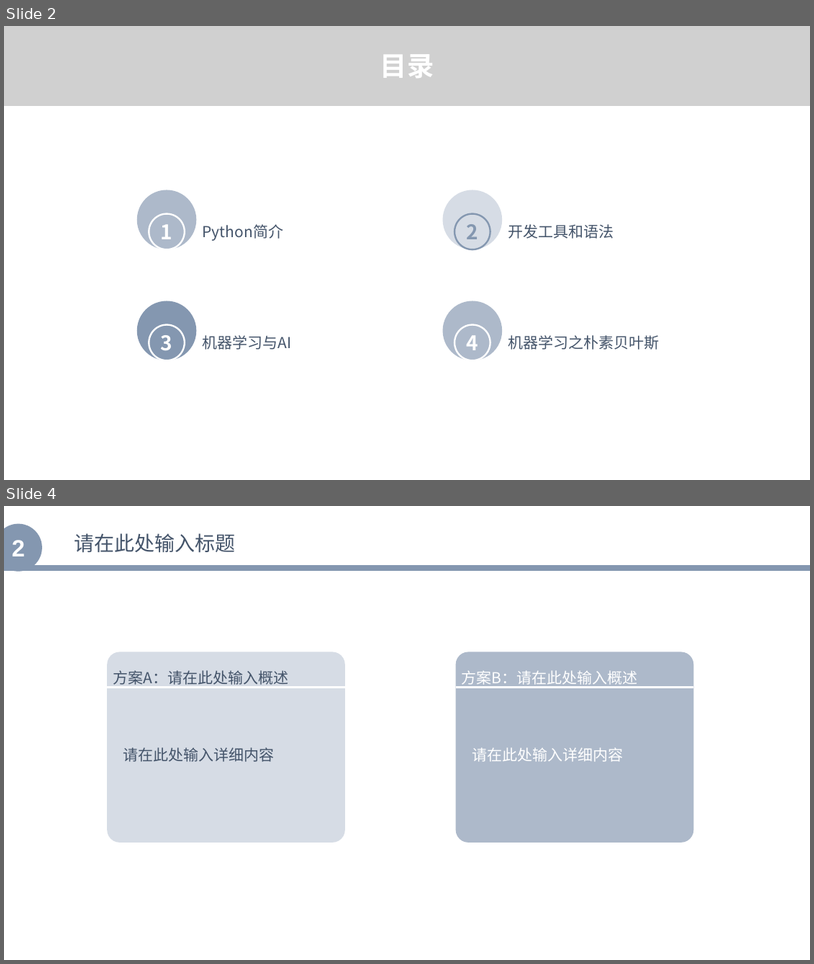
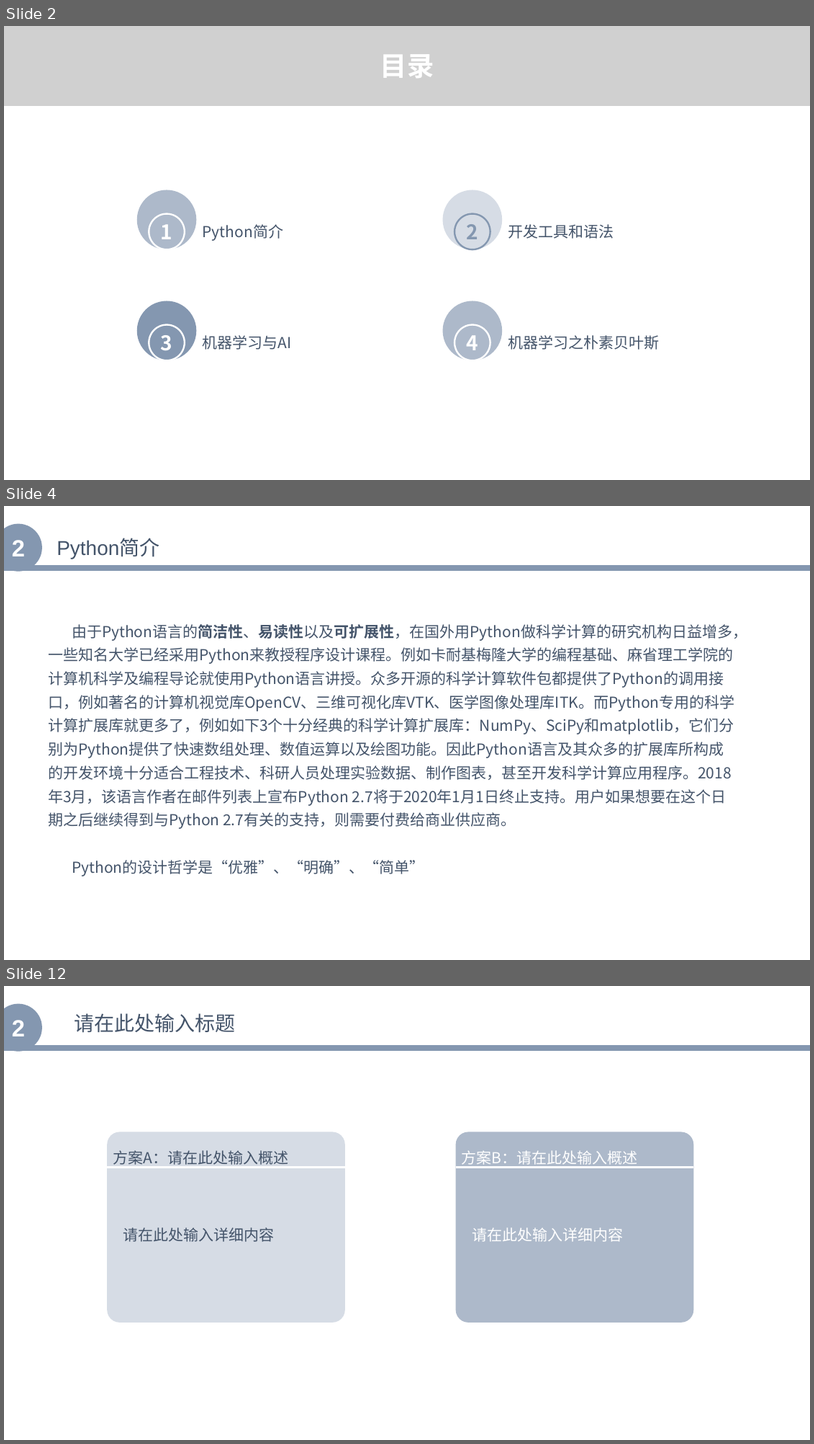
Before and after one commit to zhenglibins/python, a slide deck: python资料/Python与机器学习入门.pptx. Shown one above the other, each under a label of ours: slides 2 and 4 before the commit, slides 2, 4 and 12 after it; the slides between them are not shown. The pictures are 814x964 and 814x1444 pixels, drawn with LibreOffice and Linux fonts; fonts in the diff are those of the drawing; grey boxes stand for pictures. Boxes give left, top, right and bottom in pixels: in the first picture for what was removed or moved away, otherwise in the second. Text is boxed around its words. In the diff, an @@ line names an element or a change of style, - is before the commit and + after.

```diff
--- a/python资料/Python与机器学习入门.pptx
+++ b/python资料/Python与机器学习入门.pptx
@@ slide 4 added at (4,506,810,960), background #FFFFFF @@
@@ ellipse added at (4,523,42,572), fill #8497B0, 28 pt, text #FFFFFF, bold @@
+2
@@ text added at (57,539,160,559), 24 pt, text #44546A @@
+Python简介
@@ line added from (4, 568) to (810, 568), #8497B0 7 pt @@
@@ text added at (48,624,748,876), 18 pt, text #44546A @@
+由于Python语言的简洁性、易读性以及可扩展性，在国外用Python做科学计算的研究机构日益增多，一些知名大学已经采用Python来教授程序设计课程。例如卡耐基梅隆大学的编程基础、麻省理工学院的计算机科学及编程导论就使用Python语言讲授。众多开源的科学计算软件包都提供了Python的调用接口，例如著名的计算机视觉库OpenCV、三维可视化库VTK、医学图像处理库ITK。而Python专用的科学计算扩展库就更多了，例如如下3个十分经典的科学计算扩展库：NumPy、SciPy和matplotlib，它们分别为Python提供了快速数组处理、数值运算以及绘图功能。因此Python语言及其众多的扩展库所构成的开发环境十分适合工程技术、科研人员处理实验数据、制作图表，甚至开发科学计算应用程序。2018年3月，该语言作者在邮件列表上宣布Python 2.7将于2020年1月1日终止支持。用户如果想要在这个日期之后继续得到与Python 2.7有关的支持，则需要付费给商业供应商。
+Python的设计哲学是“优雅”、“明确”、“简单”
@@ what was slide 4 is now slide 12 @@
```
Also in this commit, not shown: 8 other slides added, 1 slide removed, 1 other file.
